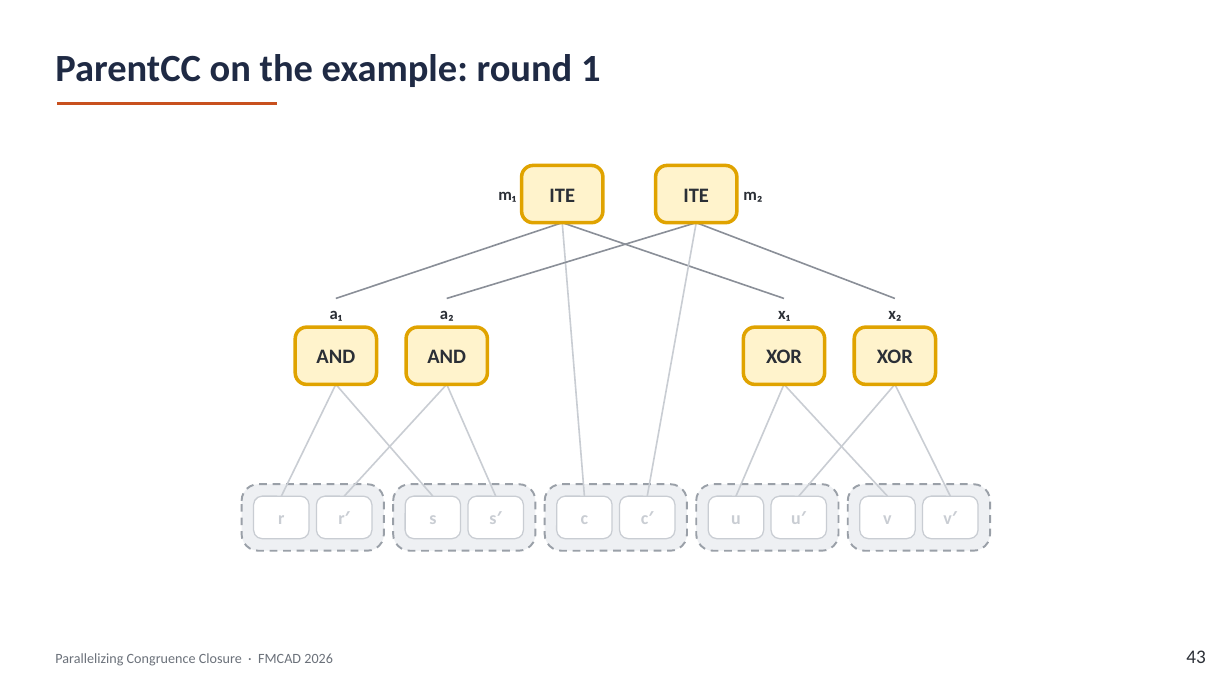
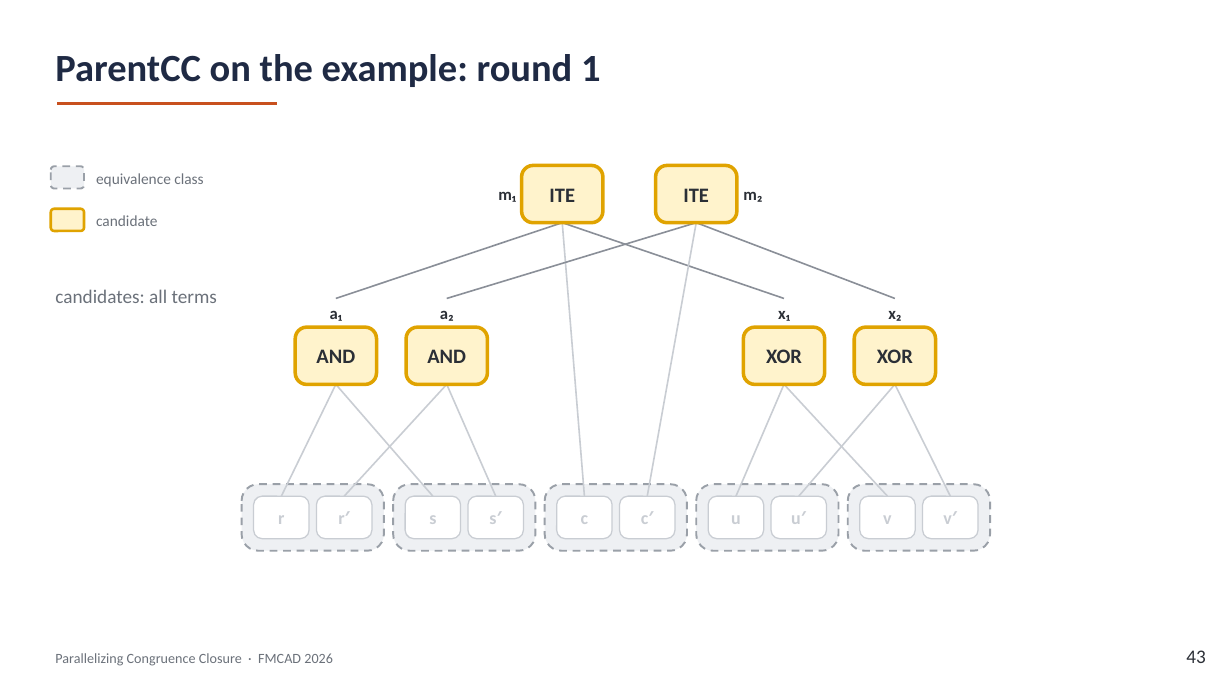
Before and after one commit to amarshah1/parallelcc-paper, a slide deck: slide 43 of slides/parallelcc-part1.pptx. Drawn at 1232x693 pixels with LibreOffice and Linux fonts; fonts in the diff are those of the drawing. Boxes give left, top, right and bottom in pixels: in the first picture for what was removed or moved away, otherwise in the second. Text is boxed around its words. In the diff, an @@ line names an element or a change of style, - is before the commit and + after.

```diff
--- a/slides/parallelcc-part1.pptx
+++ b/slides/parallelcc-part1.pptx
@@ rounded rectangle added at box(51, 166, 84, 189), fill #EEF0F3, outline #9AA0A8 1.5 pt dashed @@
@@ text added at box(96, 173, 203, 187), 12 pt, text #6B717A @@
+equivalence class
@@ rounded rectangle added at box(51, 209, 84, 231), fill #FFF3CC, outline #E0A300 2 pt @@
@@ text added at box(96, 215, 157, 226), 12 pt, text #6B717A @@
+candidate
@@ text added at box(55, 289, 217, 303), 15 pt, text #6B717A @@
+candidates: all terms
```
Also in this commit, not shown: 6 other slides changed, 1 other file.
